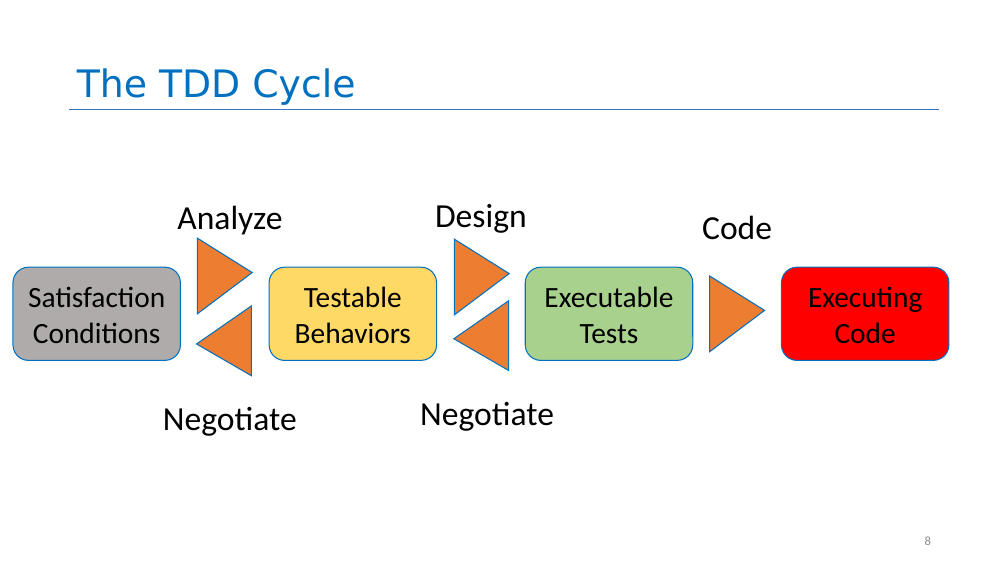
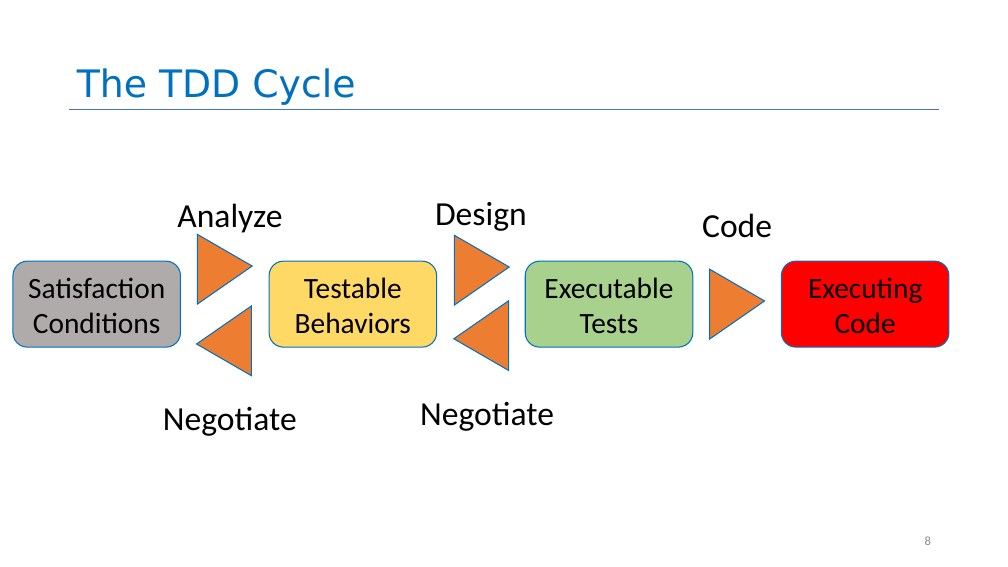
Before and after one commit to rimshaTest/CS4530-Spring-2026, a slide deck: slide 8 of Slides/Module 02.2 Test-Driven Development.pptx. Drawn at 1008x567 pixels with LibreOffice and Linux fonts; fonts in the diff are those of the drawing. Boxes give left, top, right and bottom in pixels: in the first picture for what was removed or moved away, otherwise in the second. Text is boxed around its words. In the diff, an @@ line names an element or a change of style, - is before the commit and + after.

```diff
--- a/Slides/Module 02.2 Test-Driven Development.pptx
+++ b/Slides/Module 02.2 Test-Driven Development.pptx
@@ triangle: place and size @@
-triangle at <box>197,239,252,314</box>
+triangle at <box>197,235,252,304</box>
@@ triangle: place and size @@
-triangle at <box>454,239,509,315</box>
+triangle at <box>454,236,509,305</box>
@@ rounded rectangle "Satisfaction Conditions": place and size @@
-rounded rectangle "Satisfaction Conditions" at <box>13,267,181,360</box>
+rounded rectangle "Satisfaction Conditions" at <box>13,261,181,347</box>
@@ rounded rectangle "Testable Behaviors": place and size @@
-rounded rectangle "Testable Behaviors" at <box>269,267,437,360</box>
+rounded rectangle "Testable Behaviors" at <box>269,261,437,347</box>
@@ rounded rectangle "Executable Tests": place and size @@
-rounded rectangle "Executable Tests" at <box>526,267,693,360</box>
+rounded rectangle "Executable Tests" at <box>526,261,693,347</box>
@@ rounded rectangle "Executing Code": place and size @@
-rounded rectangle "Executing Code" at <box>782,267,950,360</box>
+rounded rectangle "Executing Code" at <box>782,261,950,347</box>
@@ triangle: place and size @@
-triangle at <box>710,276,765,352</box>
+triangle at <box>710,270,765,339</box>
```
Also in this commit, not shown: 15 other slides changed, 1 other file.
